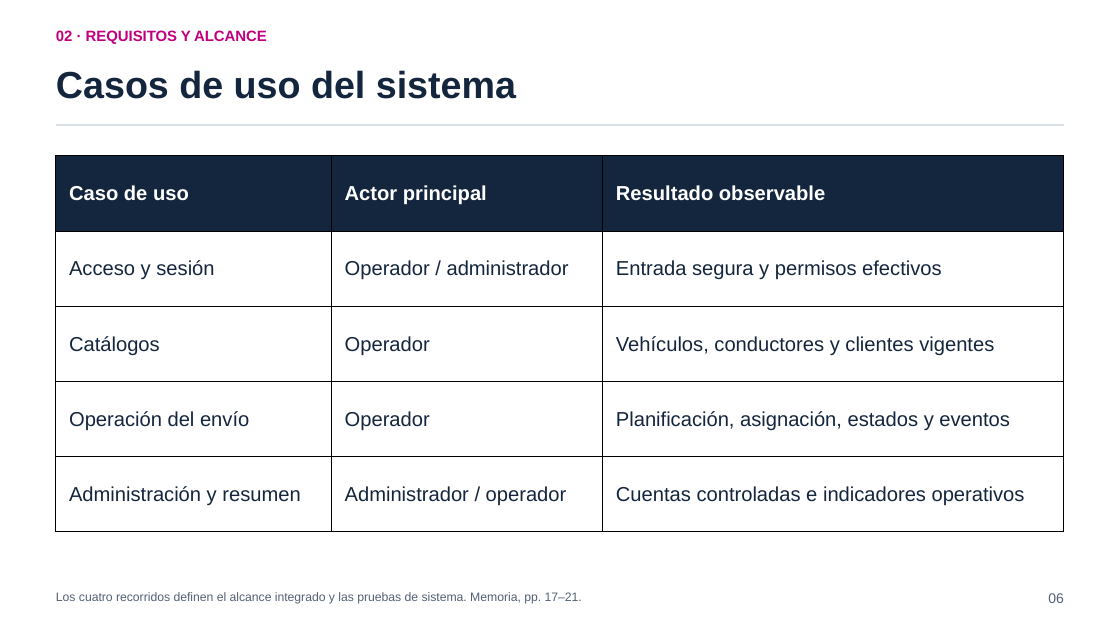
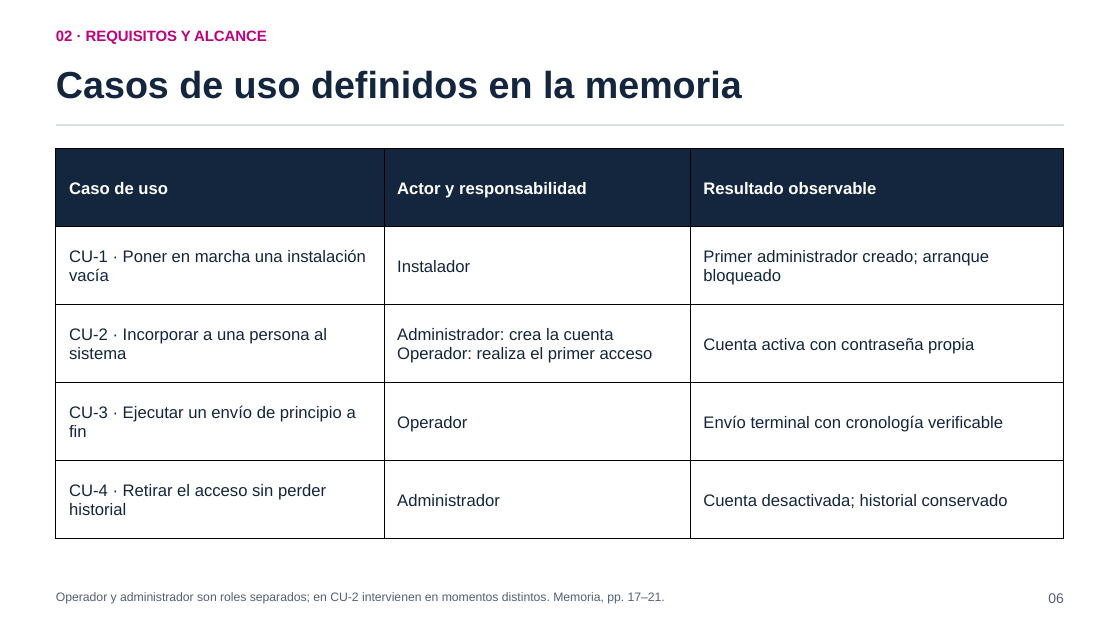
Before and after one commit to pey-45/TransitOps, a slide deck: slide 6 of tfg/presentacion/entrega/TransitOps_Presentacion_TFG.pptx. Drawn at 1120x630 pixels with LibreOffice and Linux fonts; fonts in the diff are those of the drawing. Boxes give left, top, right and bottom in pixels: in the first picture for what was removed or moved away, otherwise in the second. Text is boxed around its words. In the diff, an @@ line names an element or a change of style, - is before the commit and + after.

Commit message:
docs(tfg): correct use-case actors in defense deck

```diff
--- a/tfg/presentacion/entrega/TransitOps_Presentacion_TFG.pptx
+++ b/tfg/presentacion/entrega/TransitOps_Presentacion_TFG.pptx
@@ text at [56,70,742,99]: text changed @@
-Casos de uso del sistema
+Casos de uso definidos en la memoria
@@ table at [56,149,1065,539] @@
-row 1, column 2: Actor principal
+row 1, column 2: Actor y responsabilidad
-row 2: Acceso y sesión | Operador / administrador | Entrada segura y permisos efectivos
+row 2: CU-1 · Poner en marcha una instalación vacía | Instalador | Primer administrador creado; arranque bloqueado
-row 3: Catálogos | Operador | Vehículos, conductores y clientes vigentes
+row 3: CU-2 · Incorporar a una persona al sistema | Administrador: crea la cuenta / Operador: realiza el primer acceso | Cuenta activa con contraseña propia
-row 4, column 1: Operación del envío
+row 4, column 1: CU-3 · Ejecutar un envío de principio a fin
-row 4, column 3: Planificación, asignación, estados y eventos
+row 4, column 3: Envío terminal con cronología verificable
-row 5: Administración y resumen | Administrador / operador | Cuentas controladas e indicadores operativos
+row 5: CU-4 · Retirar el acceso sin perder historial | Administrador | Cuenta desactivada; historial conservado
@@ size 17.2 to 14.2 pt in "Caso de uso", "Resultado observable", "Operador" @@
@@ table: place and size @@
-table at [56,155,1065,532]
+table at [56,149,1065,539]
@@ text at [56,592,665,604]: text changed @@
-Los cuatro recorridos definen el alcance integrado y las pruebas de sistema. Memoria, pp. 17–21.
+Operador y administrador son roles separados; en CU-2 intervienen en momentos distintos. Memoria, pp. 17–21.
```
Also in this commit, not shown: 4 other files.
